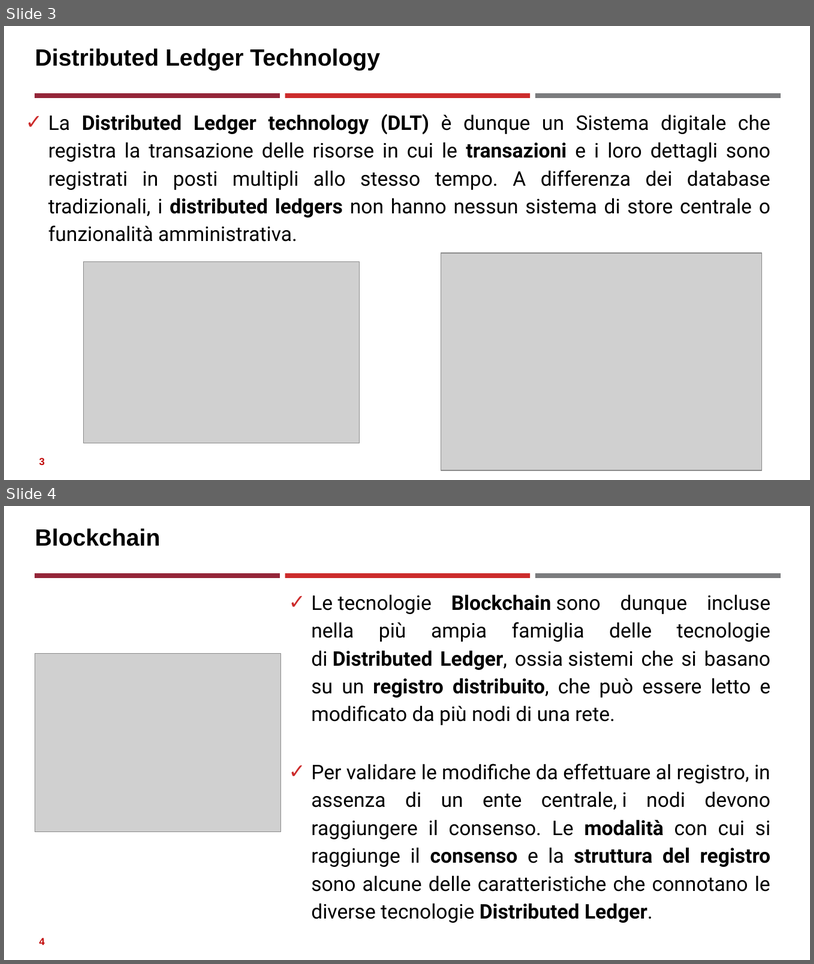
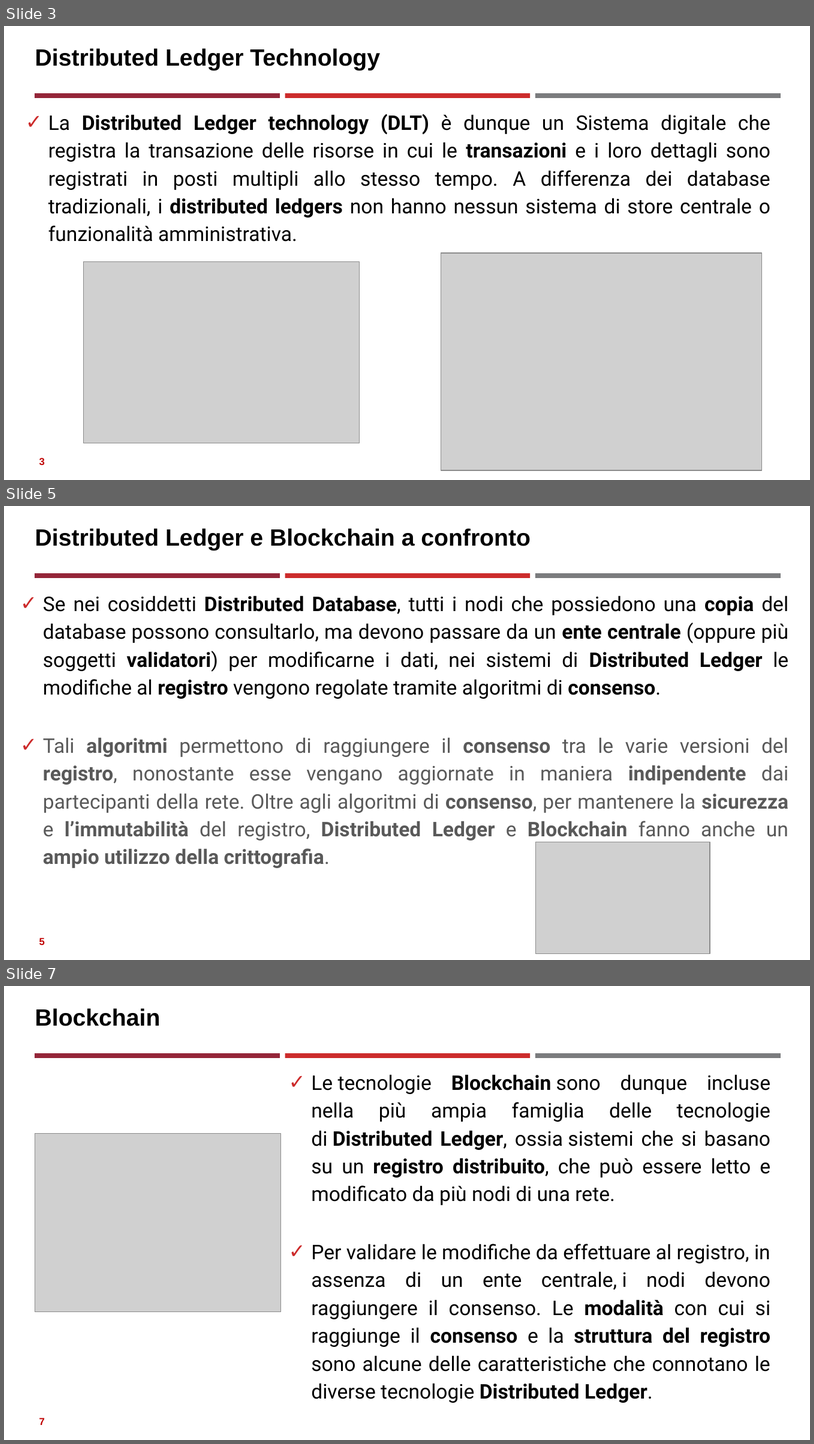
Before and after one commit to neural1977/data_science_interview_material, a slide deck: Assicurazioni/Distributed Ledger Technology_ita.pptx. Shown one above the other, each under a label of ours: slides 3 and 4 before the commit, slides 3, 5 and 7 after it; the slides between them are not shown. The pictures are 814x964 and 814x1444 pixels, drawn with LibreOffice and Linux fonts; fonts in the diff are those of the drawing; grey boxes stand for pictures. Boxes give left, top, right and bottom in pixels: in the first picture for what was removed or moved away, otherwise in the second. Text is boxed around its words. In the diff, an @@ line names an element or a change of style, - is before the commit and + after.

```diff
--- a/Assicurazioni/Distributed Ledger Technology_ita.pptx
+++ b/Assicurazioni/Distributed Ledger Technology_ita.pptx
@@ slide 5 added at (4,506,810,960), background #FFFFFF; not listed: 3 template elements that a slide beside it also shows @@
@@ title added at (35,528,531,550), 28 pt, text #000000, bold @@
+Distributed Ledger e Blockchain a confronto
@@ text added at (43,595,789,868), 24 pt, text #595959 @@
+✓ Se nei cosiddetti Distributed Database, tutti i nodi che possiedono una copia del database possono consultarlo, ma devono passare da un ente centrale (oppure più soggetti validatori) per modificarne i dati, nei sistemi di Distributed Ledger le modifiche al registro vengono regolate tramite algoritmi di consenso.
+✓ Tali algoritmi permettono di raggiungere il consenso tra le varie versioni del registro, nonostante esse vengano aggiornate in maniera indipendente dai partecipanti della rete. Oltre agli algoritmi di consenso, per mantenere la sicurezza e l’immutabilità del registro, Distributed Ledger e Blockchain fanno anche un ampio utilizzo della crittografia.
@@ picture added at (536,842,711,953) @@
@@ page number added at (39,937,45,945), 12 pt, text #C00000, bold @@
+5
@@ what was slide 4 is now slide 7 @@
@@ page number at (39,1417,45,1425): text changed @@
-4
+7
```
Also in this commit, not shown: 1 slide changed, 2 other slides added, 1 other file.
